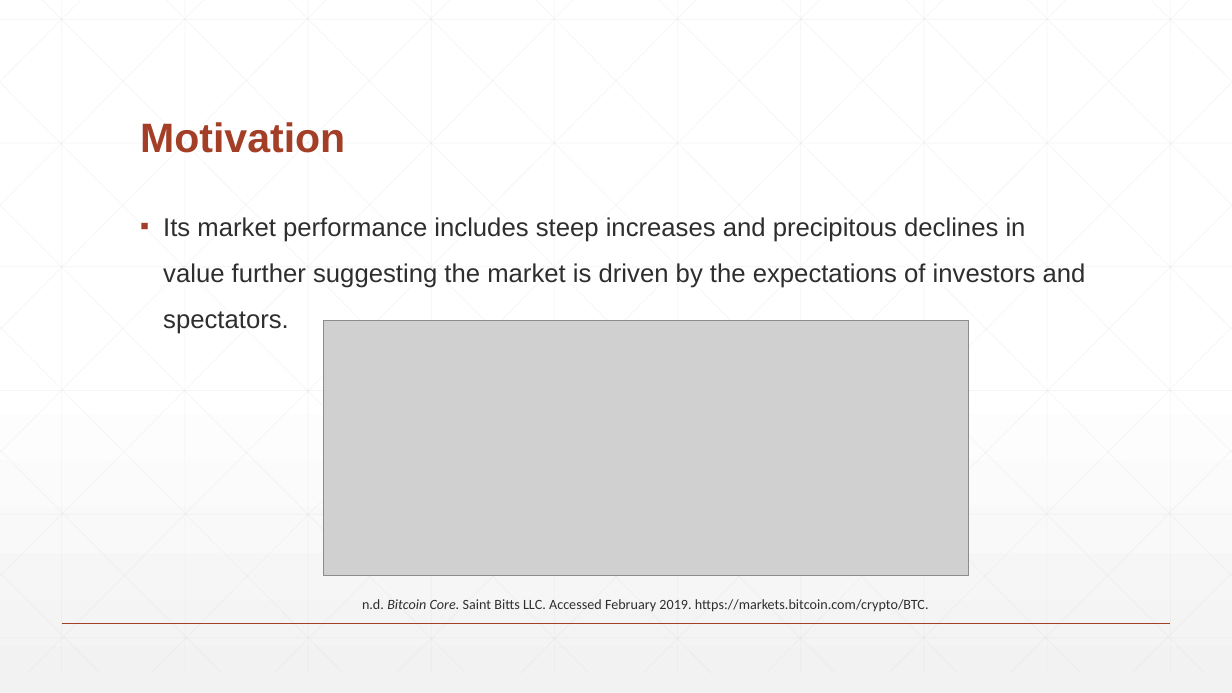
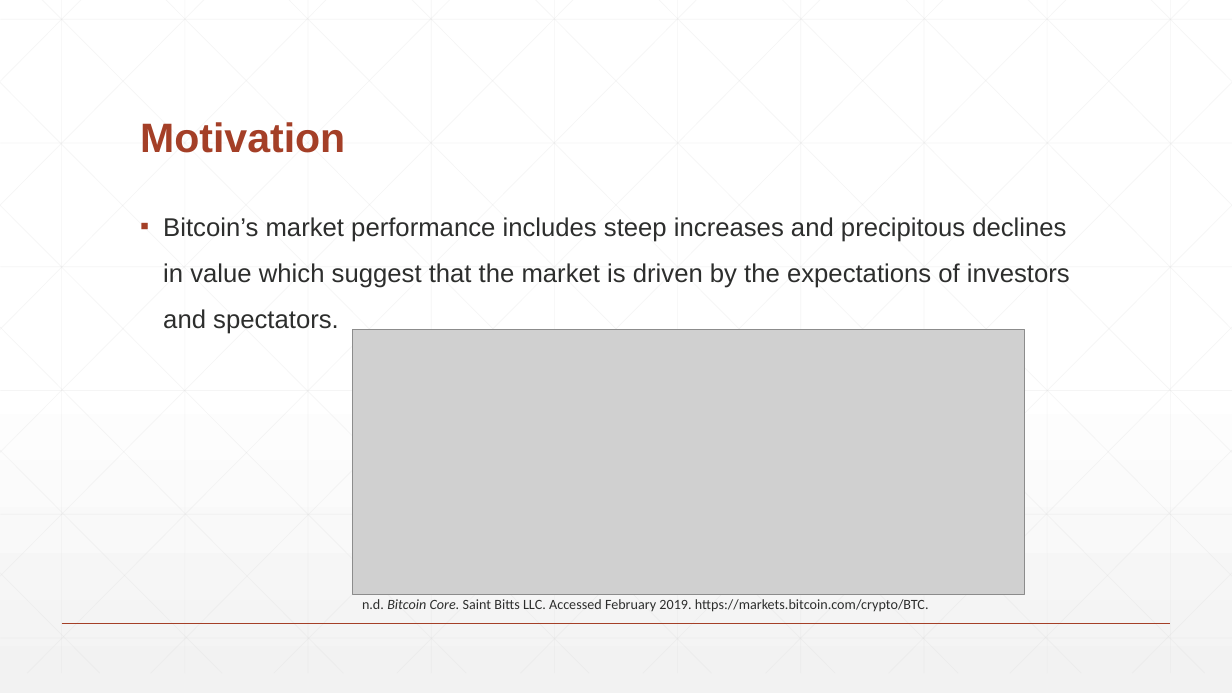
Before and after one commit to LongSimple/ECON-4008-Macro-Modeling, a slide deck: slide 5 of Writing Assignments/Preliminary Research Presentation.pptx. Drawn at 1232x693 pixels with LibreOffice and Linux fonts; fonts in the diff are those of the drawing; grey boxes stand for pictures. Boxes give left, top, right and bottom in pixels: in the first picture for what was removed or moved away, otherwise in the second. Text is boxed around its words. In the diff, an @@ line names an element or a change of style, - is before the commit and + after.

```diff
--- a/Writing Assignments/Preliminary Research Presentation.pptx
+++ b/Writing Assignments/Preliminary Research Presentation.pptx
@@ text at <box>163,217,1070,334</box>: text changed @@
-▪ Its market performance includes steep increases and precipitous declines in value further suggesting the market is driven by the expectations of investors and spectators.
+▪ Bitcoin’s market performance includes steep increases and precipitous declines in value which suggest that the market is driven by the expectations of investors and spectators.
@@ picture: place and size @@
-picture at <box>323,321,970,575</box>
+picture at <box>353,329,1025,594</box>
```
Also in this commit, not shown: 7 other slides changed, 1 other file.
